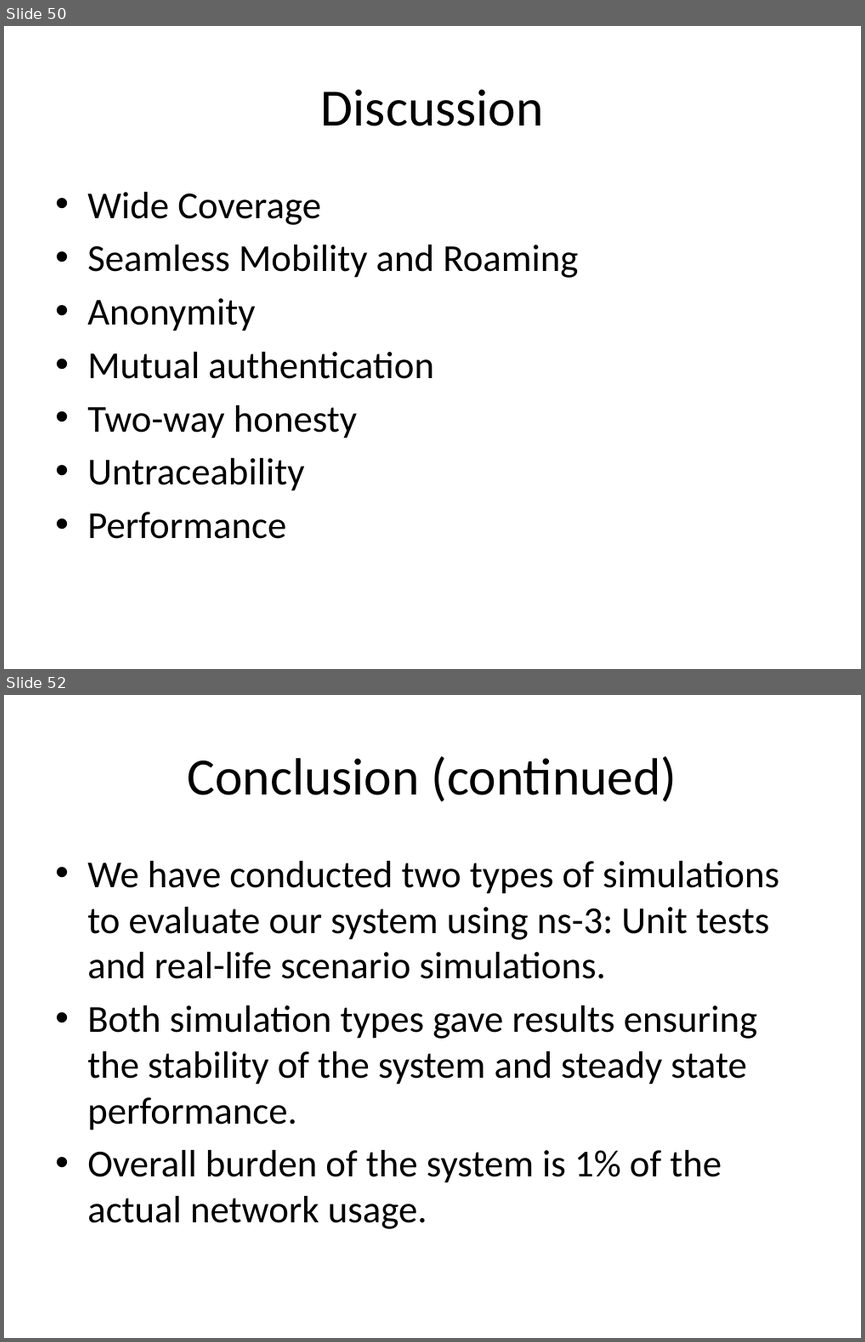
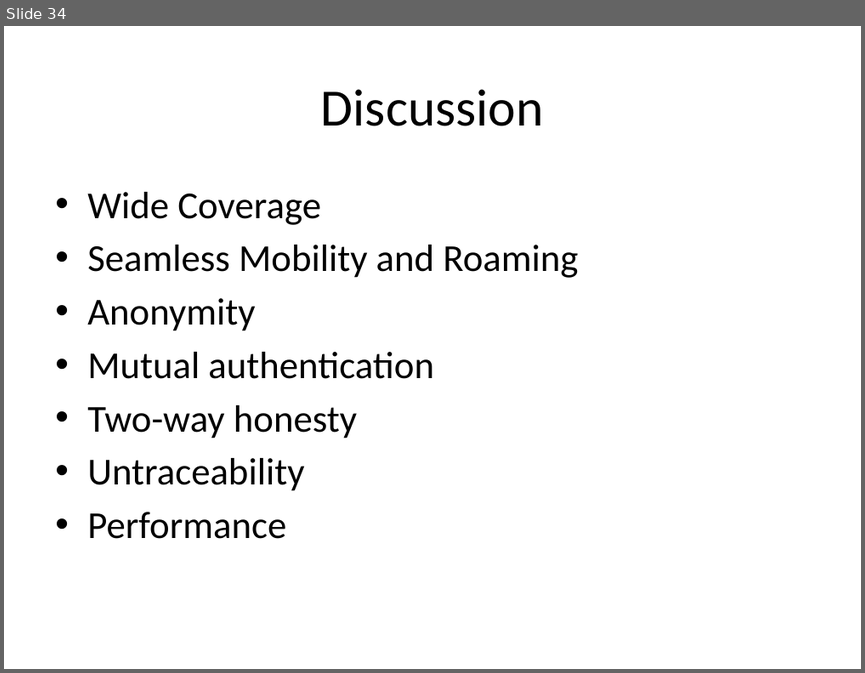
Before and after one commit to canleloglu/worddoc, a slide deck: sunum16Jan.pptx. Shown one above the other, each under a label of ours: slides 50 and 52 before the commit, slide 34 after it; the slides between them are not shown. The pictures are 865x1342 and 865x673 pixels, drawn with LibreOffice and Linux fonts; fonts in the diff are those of the drawing. Boxes give left, top, right and bottom in pixels: in the first picture for what was removed or moved away, otherwise in the second. Text is boxed around its words. In the diff, an @@ line names an element or a change of style, - is before the commit and + after.

```diff
--- a/sunum16Jan.pptx
+++ b/sunum16Jan.pptx
@@ slide 52 removed at <box>4,695,861,1338</box>, background #FFFFFF @@
@@ title removed at <box>187,756,676,802</box> @@
-Conclusion (continued)
@@ text removed at <box>87,861,779,1229</box> @@
-• We have conducted two types of simulations to evaluate our system using ns-3: Unit tests and real-life scenario simulations.
-• Both simulation types gave results ensuring the stability of the system and steady state performance.
-• Overall burden of the system is 1% of the actual network usage.
@@ what was slide 50 is now slide 34 @@
```
Also in this commit, not shown: 20 slides changed, 1 slide added, 17 other slides removed, 7 other files.
